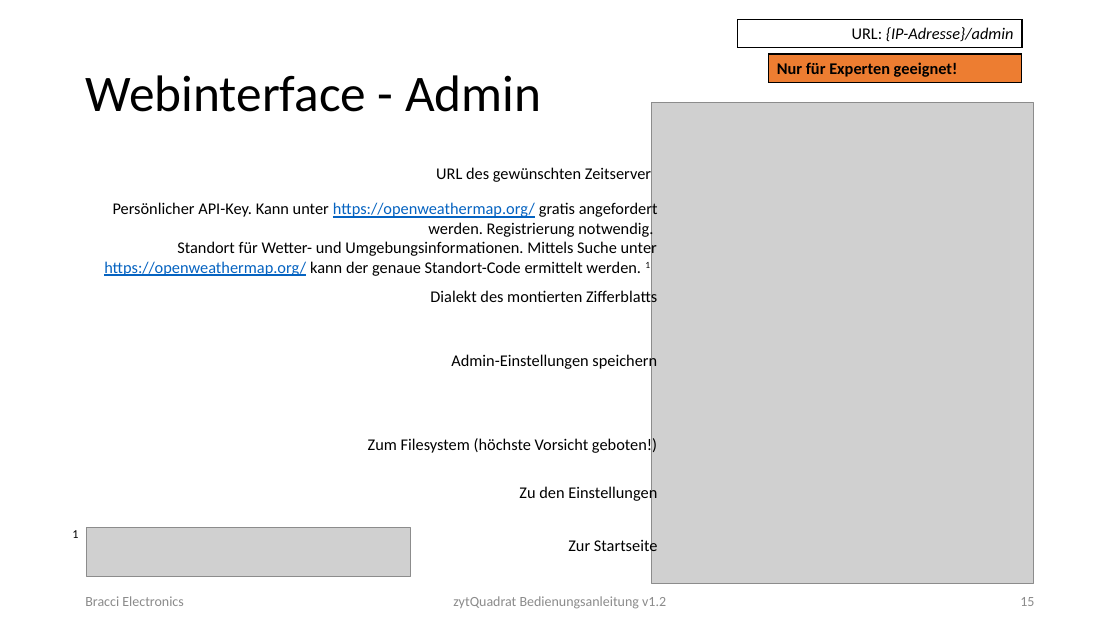
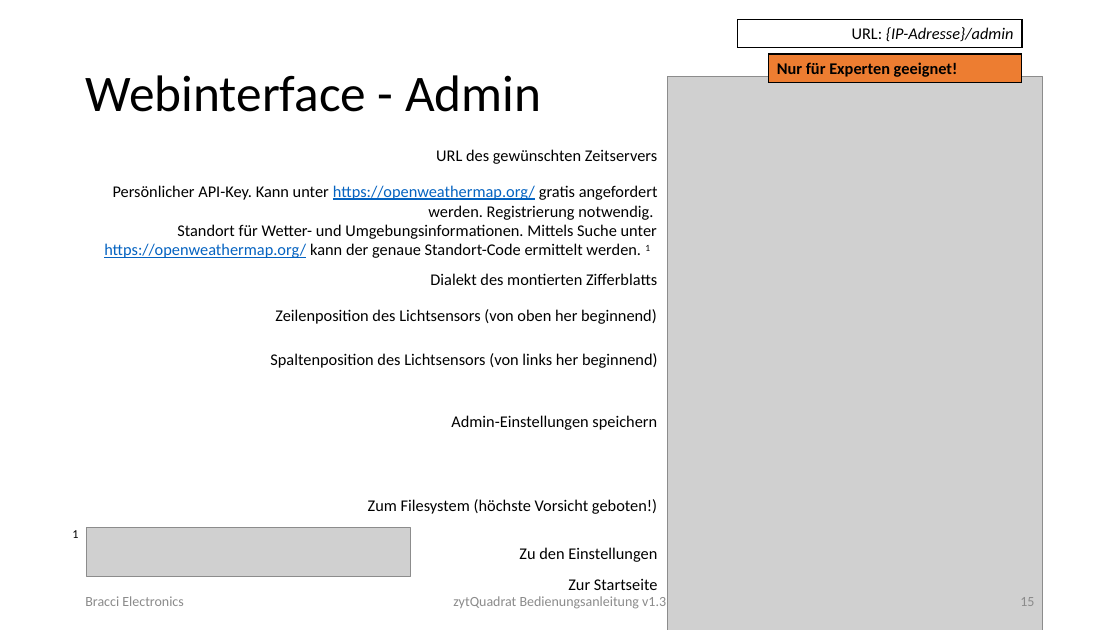
Before and after one commit to crianer/Qlockwork, a slide deck: slide 15 of misc/Instruction/Bedienungsanleitung_zytQuadrat_2.pptx. Drawn at 1120x630 pixels with LibreOffice and Linux fonts; fonts in the diff are those of the drawing; grey boxes stand for pictures. Boxes give left, top, right and bottom in pixels: in the first picture for what was removed or moved away, otherwise in the second. Text is boxed around its words. In the diff, an @@ line names an element or a change of style, - is before the commit and + after.

```diff
--- a/misc/Instruction/Bedienungsanleitung_zytQuadrat_2.pptx
+++ b/misc/Instruction/Bedienungsanleitung_zytQuadrat_2.pptx
@@ picture: place and size @@
-picture at box(652, 103, 1033, 584)
+picture at box(668, 76, 1044, 630)
@@ 3 texts: place and size @@
-3 texts at box(104, 166, 658, 276)
+3 texts at box(104, 149, 658, 258)
@@ text "Dialekt des montierten Zifferblatts" rewrapped from box(430, 289, 657, 307) to box(430, 273, 657, 285) @@
@@ text added at box(275, 309, 657, 324), 14 pt, text #000000 @@
+Zeilenposition des Lichtsensors (von oben her beginnend)
@@ text added at box(270, 353, 658, 368), 14 pt, text #000000 @@
+Spaltenposition des Lichtsensors (von links her beginnend)
@@ 3 texts: place and size @@
-3 texts at box(368, 353, 657, 503)
+3 texts at box(368, 415, 657, 562)
@@ text "Zur Startseite" rewrapped from box(568, 538, 658, 556) to box(568, 579, 658, 590) @@
@@ text at box(453, 596, 666, 609): text changed @@
-zytQuadrat Bedienungsanleitung v1.2
+zytQuadrat Bedienungsanleitung v1.3
```
Also in this commit, not shown: 21 other slides changed, 4 other files.
